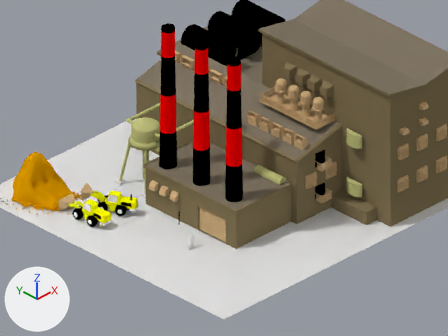
The Blender file trunk/data/models/SteelMill-1.blend: old version first, new version second.
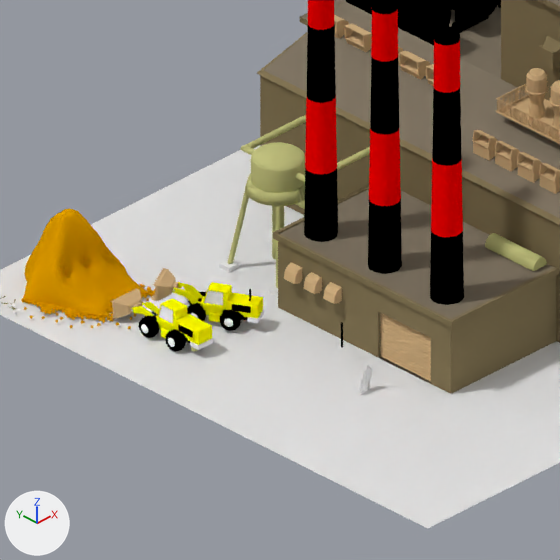
Each version appears first from the file's camera 'Camera.001', and next in a close-up on the part from 0% to 65% of the width and 13% to 100% of the height. The axes (+X, +Y, +Z) are drawn at lower left. The lights are the same throughout.

The older version as bpy lines, for what is in view:
```python
ob_cylinder_010 = bpy.data.objects.new('Cylinder.010', me_cylinder_339)
ob_cylinder_010.location = (-4.72, -1.088, 0.899)
ob_cylinder_010.rotation_euler = (0.0, 0.0, -1.571)  # degrees (0, 0, -90)
ob_cylinder_010.scale = (0.0242, 0.0242, 0.419)
ob_cylinder_011 = bpy.data.objects.new('Cylinder.011', me_cylinder_340)
ob_cylinder_011.location = (-5.255, 2.254, 0.917)
ob_cylinder_011.rotation_euler = (0.0, 0.0, -2.65)  # degrees (0, 0, -152)
ob_cylinder_011.scale = (0.0233, 0.0233, 0.405)
ob_cylinder_069 = bpy.data.objects.new('Cylinder.069', me_cylinder_185)
ob_cylinder_069.location = (3.36, -1.25, 6.41)
ob_cylinder_069.rotation_euler = (0.0, 0.0, -1.571)  # degrees (0, 0, -90)
ob_cylinder_069.scale = (0.22, 0.22, 0.22)
ob_dozer = bpy.data.objects.new('dozer', me_cube_127)
ob_dozer.location = (-5.36, 2.52, 0.67)
ob_dozer.rotation_euler = (1.571, 0.0, -1.079)  # degrees (90, 0, -62)
ob_dozer.scale = (0.412, 0.264, 0.274)
ob_dozer_2 = bpy.data.objects.new('dozer-2', me_cube_113)
ob_dozer_2.location = (-7.38, 2.64, 0.65)
ob_dozer_2.rotation_euler = (1.571, 0.0, -1.576)  # degrees (90, 0, -90)
ob_dozer_2.scale = (0.427, 0.273, 0.284)
ob_jeff = bpy.data.objects.new('Jeff', me_plane)
ob_jeff.location = (-5.52, -2.87, 0.44)
ob_jeff.rotation_euler = (0.0, 0.0, 0.141)  # degrees (0, 0, 8.1)
ob_jeff.scale = (1.17, 1.17, 1.17)
# also in view: 'Sphere.002' at (7.26, 6.36, 5.23); 'Tube' at (-2.86, -1.05, 6.95); 'Cube.027' at (6.9, 5.48, 2.03); 'Sphere.003' at (-2.11, 4.21, 3.18); 'Cube.021' at (-5.78, 3.33, 0.76)
```
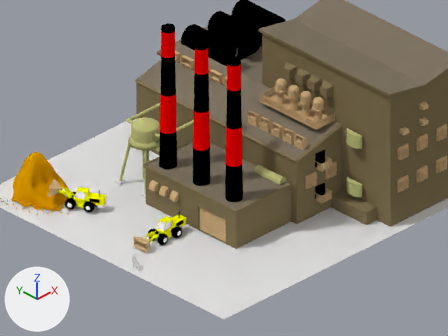
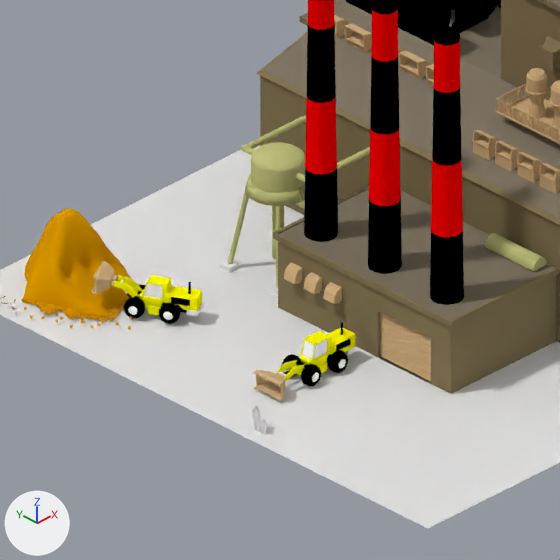
Boxes [x1, y1, x2, y2] around the edits, measured in the close-ups (560 x 560 px):
'Cube.019', moved, turned: before [156, 298, 187, 331]; after [294, 331, 331, 375]
'Cube.021', moved: before [200, 282, 232, 316]; after [139, 275, 171, 309]
'Cube.013', moved, turned: before [110, 289, 142, 319]; after [252, 370, 286, 401]
'dozer', moved: before [226, 293, 263, 318]; after [165, 286, 202, 311]
'Cube.020', moved: before [151, 268, 178, 301]; after [91, 261, 118, 294]
'dozer-2', moved, turned: before [174, 313, 212, 345]; after [327, 328, 355, 355]
'Sphere.006', moved, turned: before [165, 329, 186, 352]; after [327, 351, 349, 373]
'Sphere.013', moved, turned: before [138, 316, 159, 338]; after [301, 364, 322, 386]
'Sphere.021', moved: before [220, 310, 241, 331]; after [159, 303, 180, 324]
'Jeff', moved, turned: before [358, 364, 372, 395]; after [252, 404, 267, 435]
'Sphere.014', moved: before [187, 304, 206, 321]; after [124, 297, 145, 318]
'Plane.004', moved: before [172, 288, 200, 305]; after [112, 281, 139, 298]
'Plane.003', moved: before [178, 282, 203, 300]; after [118, 275, 143, 293]
'Plane.002', moved, turned: before [131, 306, 154, 317]; after [284, 364, 306, 382]
'Grid.004', moved: before [232, 304, 251, 313]; after [171, 297, 190, 306]
'Plane.001', moved, turned: before [142, 302, 159, 314]; after [275, 360, 298, 374]
'Cube.029', moved: before [209, 312, 220, 322]; after [148, 305, 159, 315]
'Grid.001', moved, turned: before [178, 324, 193, 338]; after [336, 339, 350, 351]
'Cube.103', moved: before [247, 309, 264, 323]; after [187, 302, 203, 316]
'Cube.015', moved, turned: before [190, 338, 213, 350]; after [345, 346, 357, 355]
'Sphere.020', moved: before [224, 319, 233, 327]; after [163, 312, 173, 320]
'Cube.016', moved, turned: before [161, 328, 169, 339]; after [318, 362, 327, 373]
'Sphere.010', moved, turned (not visible before): after [281, 354, 301, 376]
'Sphere.007', moved, turned: before [168, 338, 175, 347]; after [339, 359, 346, 369]
'Sphere.012', moved, turned: before [141, 324, 148, 334]; after [312, 373, 319, 382]
'Sphere.015', moved: before [190, 313, 198, 318]; after [128, 306, 137, 315]
'Cube.017', moved, turned: before [178, 323, 194, 338]; after [335, 337, 351, 352]
'Cube.022', moved: before [223, 309, 247, 320]; after [162, 302, 187, 313]
'Cube.024', moved: before [231, 303, 251, 314]; after [171, 296, 191, 307]
'Cylinder.011', moved: before [249, 289, 251, 301]; after [188, 282, 191, 294]
'Cylinder.003', moved, turned: before [152, 314, 158, 320]; after [296, 360, 307, 368]
'Sphere.017', moved: before [199, 292, 206, 297]; after [138, 285, 146, 290]
'Cylinder.015', moved: before [196, 298, 202, 305]; after [135, 291, 141, 298]
'Cylinder.007', moved, turned: before [144, 306, 156, 315]; after [282, 368, 292, 373]
'Cylinder.014', moved: before [183, 296, 193, 305]; after [123, 289, 132, 298]
'Cube.018', moved, turned: before [183, 334, 190, 343]; after [327, 350, 345, 362]
'Cylinder.009', moved, turned (not visible before): after [279, 371, 286, 376]
'Sphere.005', moved, turned (not visible afterwards): before [191, 347, 197, 351]

What changed in the scene script:
```text
Change ob_jeff:
    ob_jeff.location: (-5.52, -2.87, 0.44) -> (-9.47, -2.34, 0.44)
    ob_jeff.rotation_euler: (0.0, 0.0, 0.141) -> (0.0, 0.0, 1.574)  # degrees (0, 0, 8.1) -> degrees (0, 0, 90)
Change ob_cylinder_011:
    add ob_cylinder_011.parent = ob_dozer
    add ob_cylinder_011.matrix_parent_inverse = Matrix(((1.146, -2.14, 0.0, 11.53), (0.0, 0.0, 3.793, -2.556), (-3.217, -1.722, 0.0, -12.9), (0.0, 0.0, 0.0, 1.0)))
Change ob_cylinder_010:
    add ob_cylinder_010.parent = ob_dozer_2
    add ob_cylinder_010.matrix_parent_inverse = Matrix(((2.343, 0.0, 0.0, 11.74), (0.0, 0.0, 3.662, -2.368), (0.0, -3.522, 0.0, -3.713), (0.0, 0.0, 0.0, 1.0)))
Change ob_dozer_2:
    ob_dozer_2.location: (-7.38, 2.64, 0.65) -> (-5.01, -1.05, 0.65)
    ob_dozer_2.rotation_euler: (1.571, 0.0, -1.576) -> (1.571, 0.0, 0.0)  # degrees (90, 0, -90) -> degrees (90, 0, 0)
Change ob_dozer:
    ob_dozer.location: (-5.36, 2.52, 0.67) -> (-6.35, 4.1, 0.67)
```
